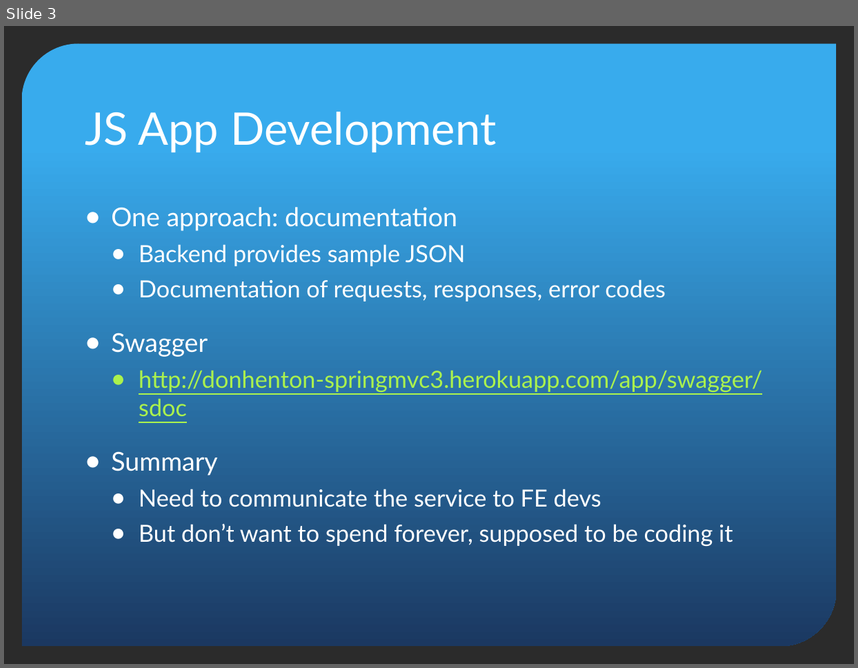
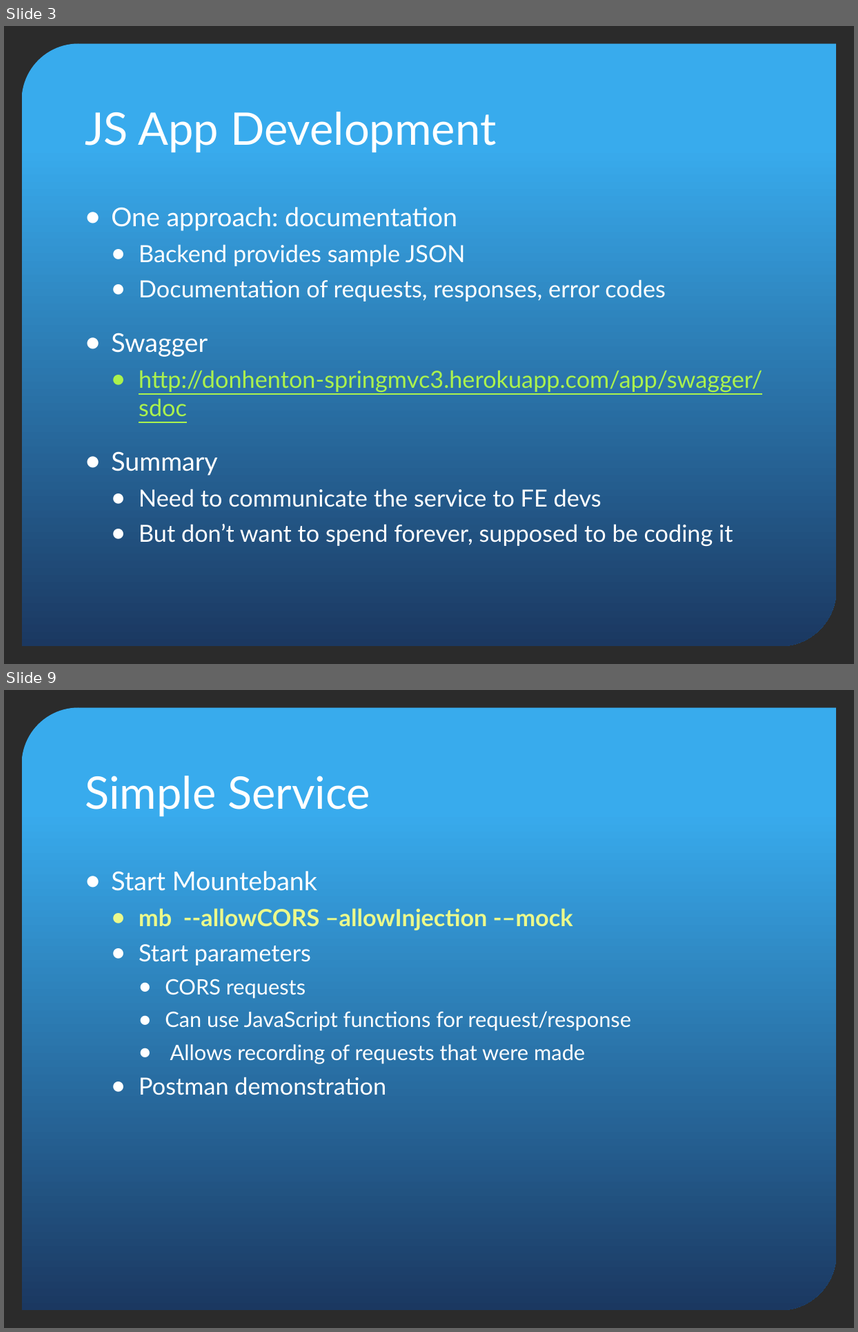
Before and after one commit to donhenton/mountebank-UI, a slide deck: docs/madjs/MADJS-Mountebank.pptx. Shown one above the other, each under a label of ours: slide 3 before the commit, slides 3 and 9 after it; the slides between them are not shown. The pictures are 858x668 and 858x1332 pixels, drawn with LibreOffice and Linux fonts; fonts in the diff are those of the drawing; background and template pictures are left out; a plain dark background stands for a picture behind light text. Boxes give left, top, right and bottom in pixels: in the first picture for what was removed or moved away, otherwise in the second. Text is boxed around its words. In the diff, an @@ line names an element or a change of style, - is before the commit and + after.

```diff
--- a/docs/madjs/MADJS-Mountebank.pptx
+++ b/docs/madjs/MADJS-Mountebank.pptx
@@ slide 9 added at bbox=[4, 690, 854, 1328], background picture (left out); not listed: 1 template element that a slide beside it also shows @@
@@ title added at bbox=[85, 776, 370, 816], 38 pt, text #FFFFFF @@
+Simple Service
@@ text added at bbox=[111, 871, 632, 1095], 18 pt, text #FFFFFF @@
+● Start Mountebank
+  ● mb --allowCORS –allowInjection -–mock
+  ● Start parameters
+    ● CORS requests
+    ● Can use JavaScript functions for request/response
+    ● Allows recording of requests that were made
+  ● Postman demonstration
```
Also in this commit, not shown: 3 slides changed, 2 other slides added, 1 slide removed, 2 other files.
